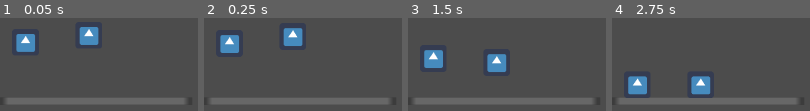
Above: before the commit, frames 1-4 (left to right).
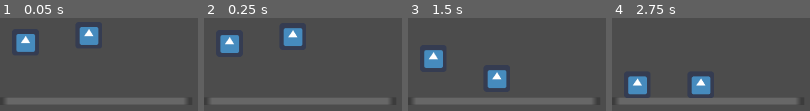
Above: after the commit, the same moments.

Repository: Game-Smashers/GGJ-2021
Game: Godot game, scene res://Scenes/Factory.tscn
The game is run twice, just before and just after one commit, with the same random seed, the same clock (stepped at 60 frames per second) and the same inputs. The engine's default icon, where the game draws it, is replaced by a stand-in: a white triangle on a blue panel in a dark square.
Inputs (mouse positions are in pixels of both pictures, inside the frame that each line leads up to):
- Up to frame 1 (0.05 s): no input
- Up to frame 2 (0.25 s): no input
- Up to frame 3 (1.5 s): move the mouse to (433, 47) at 0.52 s; click (433, 47) at 0.67 s; move the mouse to (497, 62) at 1.27 s; click (497, 62) at 1.42 s
- Up to frame 4 (2.75 s): move the mouse to (outside the picture) at 2.02 s; click (outside the picture) at 2.17 s

The runs differ from the first frame. In frame 3, 3.5% of the frame differs, in the area x 39-50%, y 38-76%; in frame 4, 0.1%.

Commit message:
Bugfix - human no longer attached to human.
Signed-off-by: TheXenOne <benlandor@live.com>

Diff:
--- a/Scenes/Factory.tscn
+++ b/Scenes/Factory.tscn
@@ -24,5 +24,5 @@
 [node name="Human" parent="." instance=ExtResource( 1 )]
 position = Vector2( 61.3218, 58.3235 )
 
-[node name="Human" parent="Human" instance=ExtResource( 1 )]
-position = Vector2( 152.172, -16.6855 )
+[node name="Human2" parent="." instance=ExtResource( 1 )]
+position = Vector2( 213.494, 41.638 )
